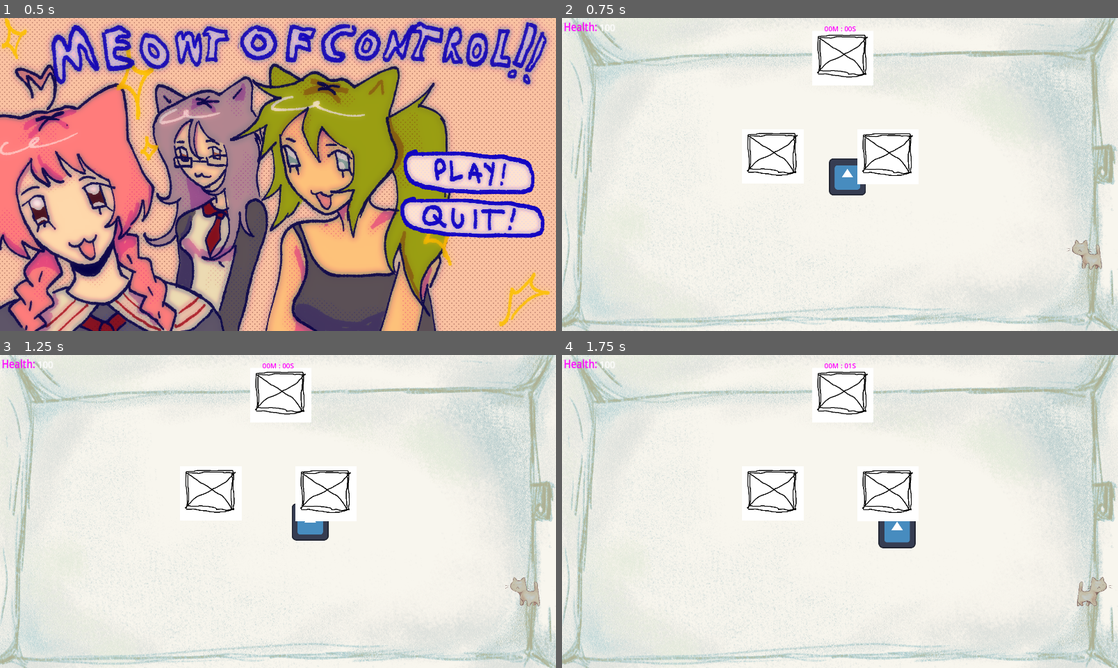
Above: before the commit, frames 1-4 (two rows, left to right).
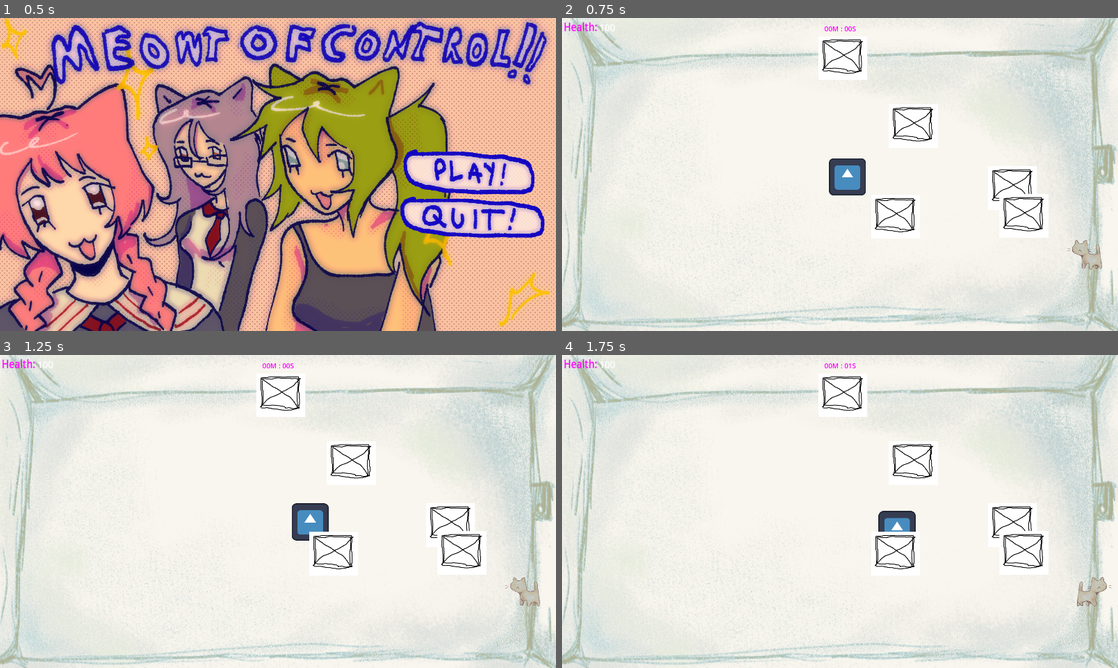
Above: after the commit, the same moments.

Repository: RobertKadak/GameCamp-2024
Game: Godot game, scene res://Menu folder/menu.tscn
Two runs of this game, one before a commit and one after it. Both use one fixed random seed, a clock stepped at 60 frames per second and the inputs below. The engine's default icon, where the game draws it, is replaced by a stand-in: a white triangle on a blue panel in a dark square.
Inputs (mouse positions are in pixels of both pictures, inside the frame that each line leads up to):
- Up to frame 1 (0.5 s): no input
- Up to frame 2 (0.75 s): click "Play" at 0.5 s
- Up to frame 3 (1.25 s): no input
- Up to frame 4 (1.75 s): move the mouse to (962, 495) at 1.27 s; hold D (move_right) from 1.28 s (still down); click (962, 495) at 1.35 s

Frame 1 is identical in both runs. In frame 2, 2.2% of the frame differs, in the area x 33-88%, y 5-71%; in frame 3, 2.5%; in frame 4, 2.6%.

Commit message:
random box spawn without collision, regeneration of level after door

Diff:
--- a/scenes/levels/level_1.gd
+++ b/scenes/levels/level_1.gd
@@ -4,19 +4,22 @@
 
 @export var box_region_start: Node2D
 @export var box_region_end: Node2D
-@export var box_region_start2: Node2D
-@export var box_region_end2: Node2D
 @onready var box1 = preload("res://scenes/object.tscn")
 
 # Called when the node enters the scene tree for the first time.
 func _ready() -> void:
-	generate_objects(box_region_start, box_region_end, box1)
-	generate_objects(box_region_start2, box_region_end2, box1)
+	generate_objects()
 
-# Called every frame. 'delta' is the elapsed time since the previous frame.
+# Called every frame. 'delta' is the elapsed time since the previous frame.a
 func _process(delta: float) -> void:
 	pass
 
+func is_coliding(area: Area2D):
+	var body = get_tree().get_nodes_in_group("Objects")
+	for i in body:
+		if(area.overlaps_area(i)):
+			return true
+		return false
 func is_level_clear():
 	var enemies = get_tree().get_nodes_in_group("Enemy")
 	return len(enemies) == 0
@@ -26,18 +29,21 @@
 	add_child(mob)
 	mob.target_to_chase  = $Player
 
-func generate_objects(region_start_node: Node2D, region_end_node: Node2D,
-		object_resource: Resource, count=1):
-	while count != 0:
-		var x = randi_range(region_start_node.position.x, region_end_node.position.x)
-		var y = randi_range(region_start_node.position.y, region_end_node.position.y)
+func generate_objects():
+		var region_start_node = box_region_start
+		var region_end_node = box_region_end
+		var object_resource = box1
+		var count = randi()%3 + 2
+		while count > 0:
+			var x = randi_range(region_start_node.position.x, region_end_node.position.x)
+			var y = randi_range(region_start_node.position.y, region_end_node.position.y)
 
-		var object = object_resource.instantiate()
-		object.position = Vector2(x, y)
-		add_child(object)
-
+			var object = object_resource.instantiate()
+			object.position = Vector2(x, y)
+			if(!is_coliding(object.get_node("Area2D"))):
+				add_child(object)
+				count -=1
 		# Might add some constriction checks
-		count -= 1
 
 func clear():
 	var clearables = get_tree().get_nodes_in_group("Objects")
--- a/scenes/levels/level_1.tscn
+++ b/scenes/levels/level_1.tscn
@@ -19,12 +19,10 @@
 
 [sub_resource type="RectangleShape2D" id="RectangleShape2D_hh3uy"]
 
-[node name="level1" type="Node2D" node_paths=PackedStringArray("box_region_start", "box_region_end", "box_region_start2", "box_region_end2")]
+[node name="level1" type="Node2D" node_paths=PackedStringArray("box_region_start", "box_region_end")]
 script = ExtResource("1_1j3sy")
 box_region_start = NodePath("BoxStart")
 box_region_end = NodePath("BoxEnd")
-box_region_start2 = NodePath("BoxStart2")
-box_region_end2 = NodePath("BoxEnd2")
 
 [node name="StopWatch" parent="." groups=["StopWatch"] instance=ExtResource("3_hvndn")]
 
@@ -33,6 +31,7 @@
 [node name="Camera2D" type="Camera2D" parent="."]
 
 [node name="NavigationRegion2D" type="NavigationRegion2D" parent="."]
+visible = false
 position = Vector2(-1, -1)
 scale = Vector2(1.00527, 0.993624)
 navigation_polygon = SubResource("NavigationPolygon_d840p")
@@ -87,13 +86,7 @@
 position = Vector2(-670, -248)
 
 [node name="BoxEnd" type="Node2D" parent="."]
-position = Vector2(-111, 246)
-
-[node name="BoxStart2" type="Node2D" parent="."]
-position = Vector2(109, -248)
-
-[node name="BoxEnd2" type="Node2D" parent="."]
-position = Vector2(658, 246)
+position = Vector2(664, 304)
 
 [connection signal="body_entered" from="nextLevel" to="." method="_on_next_level_body_entered"]
 [connection signal="timeout" from="MobSpawn" to="." method="_on_mob_spawn_timeout"]
--- a/scenes/object.tscn
+++ b/scenes/object.tscn
@@ -6,6 +6,7 @@
 size = Vector2(212, 188)
 
 [node name="Object" type="Node2D" groups=["Objects"]]
+scale = Vector2(0.8, 0.8)
 
 [node name="Sprite2D" type="Sprite2D" parent="."]
 texture = ExtResource("1_govr5")
--- a/scripts/next_level.gd
+++ b/scripts/next_level.gd
@@ -10,5 +10,5 @@
 	if body.is_in_group("Player"):
 		level.get_node("Player").global_position = Vector2.ZERO
 		level.clear()
-		level.generate_object()
+		level.generate_objects()
 		pass # level funtion to clear, regenerate level and teleport player
